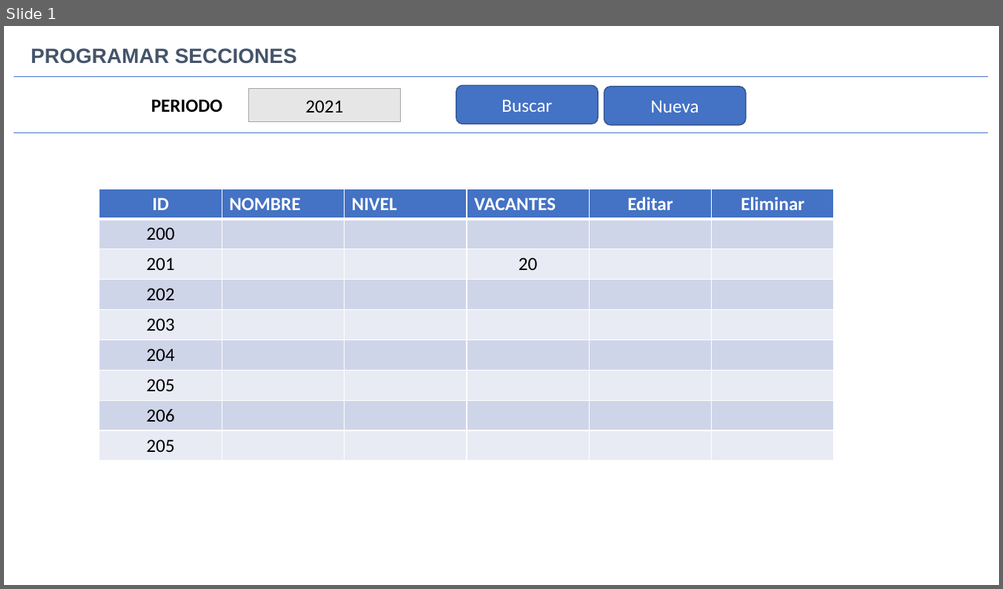
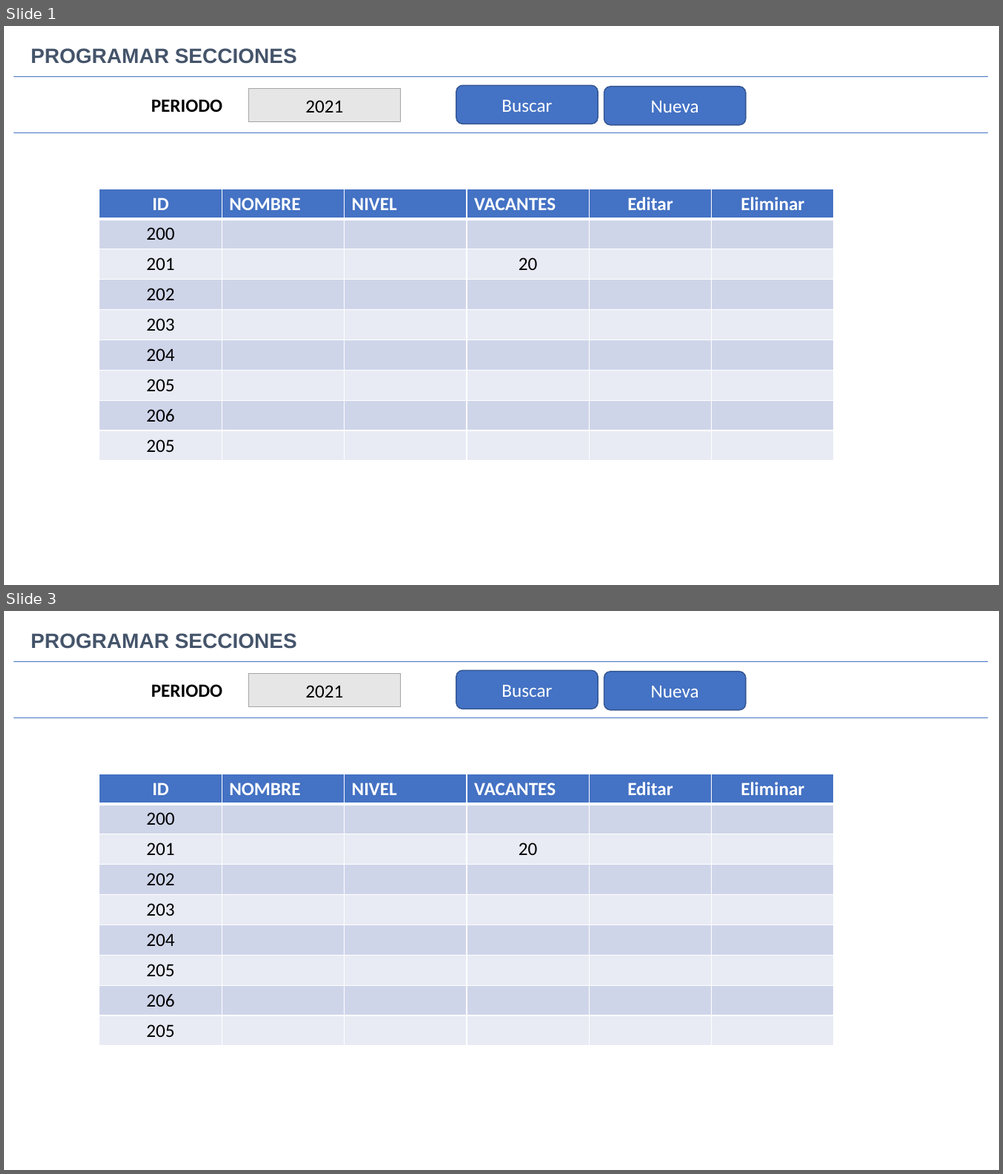
Before and after one commit to gcoronelc/UNI-EPIES-DAS-2020-2, a slide deck: Semana14/Presentación1.pptx. Shown one above the other, each under a label of ours: slide 1 before the commit, slides 1 and 3 after it; the slides between them are not shown. The pictures are 1003x589 and 1003x1174 pixels, drawn with LibreOffice and Linux fonts; fonts in the diff are those of the drawing. Boxes give left, top, right and bottom in pixels: in the first picture for what was removed or moved away, otherwise in the second. Text is boxed around its words. In the diff, an @@ line names an element or a change of style, - is before the commit and + after.

```diff
--- a/Semana14/Presentación1.pptx
+++ b/Semana14/Presentación1.pptx
@@ slide 3 added at <box>4,611,999,1170</box>, background #FFFFFF @@
@@ text added at <box>31,633,297,649</box>, 20 pt, text #44546A, bold @@
+PROGRAMAR SECCIONES
@@ line added from (14, 662) to (988, 662), #4472C4 0.5 pt @@
@@ rectangle added at <box>249,674,400,707</box>, fill #E7E6E6, outline #A5A5A5 0.5 pt, 18 pt, text #000000 @@
+2021
@@ rounded rectangle added at <box>456,671,598,709</box>, fill #4472C4, outline #325491 1 pt, 18 pt, text #FFFFFF @@
+Buscar
@@ rounded rectangle added at <box>604,672,745,710</box>, fill #4472C4, outline #325491 1 pt, 18 pt, text #FFFFFF @@
+Nueva
@@ text added at <box>151,684,222,697</box>, 18 pt, text #000000, bold @@
+PERIODO
@@ line added from (14, 718) to (988, 718), #4472C4 0.5 pt @@
@@ table added at <box>99,774,834,1046</box>, 9 rows, 6 columns @@
+ID | NOMBRE | NIVEL | VACANTES | Editar | Eliminar
+200 |  |  |  |  | 
+201 |  |  | 20 |  | 
+202 |  |  |  |  | 
+203 |  |  |  |  | 
+204 |  |  |  |  | 
+205 |  |  |  |  | 
+206 |  |  |  |  | 
+205 |  |  |  |  | 
```
Also in this commit, not shown: 1 other slide added, 4 other files.
